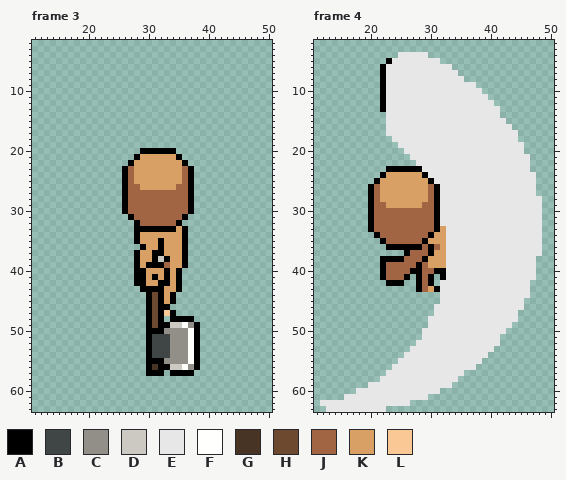
Pixel-art file: Pixel Crawler - Free Pack/Entities/Characters/Body_A/Animations/Slice_Base/Slice_Up.aseprite. That is the earlier state.
64x64 pixels, 8 frames. Shown: frame 3: x 11..50, y 2..63; frame 4: x 11..50, y 2..63. The commit also changed other frames, which this record leaves out.
Visible layers, top first: "Layer 3", "Layer 1 #2", "Braços", "Arma", "Layer 4", "Layer 1".
Palette (. is transparent): A #000000  B #404545  C #928f88  D #ccc9c2  E #e7e7e7  F #fffffe  G #483425  H #6c492f  J #a26543  K #d9a066  L #fac895
Pixels before, frame 3 (only the part around the change), first column x 12:
14 ....................................
15 ....................................
16 ....................................
17 ....................................
18 ....................................
19 ....................................
20 .................AAAAAA.............
21 ................AKKKKKKA............
22 ...............AKKKKKKKKA...........
23 ..............AJKKKKKKKKJA..........
24 ..............AJKKKKKKKKJA..........
25 ..............AJKKKKKKKKJA..........
26 ..............AJJKKKKKKJJA..........
27 ..............AJJJJJJJJJJA..........
28 ..............AJJJJJJJJJJA..........
29 ..............AJJJJJJJJJJA..........
30 ..............AJJJJJJJJJJA..........
31 ...............AJJJJJJJJA...........
32 ................AJJJJJJA............
33 ................AAAAAAAKA...........
34 ................AKKKKKKKA...........
35 ................AKKKAKKKA...........
36 .................AKKAKKKA...........
37 ................AKKAAKKKA...........
Pixels before, frame 4 (only the part around the change), first column x 12:
16 ...........EEEEEEEEEEEEEEEEEEEEE.
17 ...........EEEEEEEEEEEEEEEEEEEEEE
18 ............EEEEEEEEEEEEEEEEEEEEE
19 .............EEEEEEEEEEEEEEEEEEEE
20 ..............EEEEEEEEEEEEEEEEEEE
21 ...............EEEEEEEEEEEEEEEEEE
22 ................EEEEEEEEEEEEEEEEE
23 ...........AAAAAAEEEEEEEEEEEEEEEE
24 ..........AKKKKKKAEEEEEEEEEEEEEEE
25 .........AKKKKKKKKAEEEEEEEEEEEEEE
26 ........AJKKKKKKKKJAEEEEEEEEEEEEE
27 ........AJKKKKKKKKJAEEEEEEEEEEEEE
28 ........AJKKKKKKKKJAEEEEEEEEEEEEE
29 ........AJJKKKKKKJJAEEEEEEEEEEEEE
30 ........AJJJJJJJJJJAEEEEEEEEEEEEE
31 ........AJJJJJJJJJJAEEEEEEEEEEEEE
32 ........AJJJJJJJJJJAEEEEEEEEEEEEE
33 ........AJJJJJJJJJJAKEEEEEEEEEEEE
34 .........AJJJJJJJJAKKEEEEEEEEEEEE
35 ..........AJJJJJJAKKKEEEEEEEEEEEE
36 ...........AAAAAAJAJKEEEEEEEEEEEE
37 ..............AJJJAKKEEEEEEEEEEEE
38 ..........AAAAJJJAKKKEEEEEEEEEEEE
The same view after the edit:
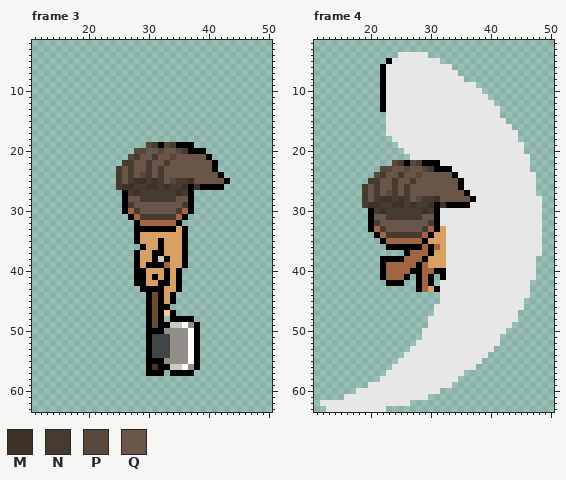
Colours new in this view: M #3e3127  N #463a31  P #58483c  Q #6a5648
Commit message: Clothing&Hair
Edits made:
layer "hair_style_1" added
Changed rows in their new state; - is an unchanged pixel.
Frame 3, layer "hair_style_1":
first column x 25:
19 -----PNAPNAAA------
20 ---PPQQPQQPNAAA----
21 --PNQQNQQPQQQQQA---
22 -NNQQNQQNQQQQQQQA--
23 NQNQQNQNQQQQQQQQA--
24 NQNQPNQNQQQQQQQQQA-
25 NQNMMNMNQPNNMQQQQQA
26 NMMNNMMNMNNM-MAAAA-
27 --NMNNNNNNMN-------
28 --QQNNNNNNQQ-------
29 --NQQQQQQQQN-------
30 ---NQQQQQQN--------
31 ----NNNNNN---------
Frame 4, layer "hair_style_1":
first column x 19:
22 -----PNAPNAAA------
23 ---PPQQPQQPNAAA----
24 --PNQQNQQPQQQQQA---
25 -NNQQNQQNQQQQQQQA--
26 NQNQQNQNQQQQQQQQA--
27 NQNQPNQNQQQQQQQQQA-
28 NQNMMNMNQPNNMQQQQQA
29 NMMNNMMNMNNM-MAAAA-
30 --NMNNNNNNMN-------
31 --QQNNNNNNQQ-------
32 --NQQQQQQQQN-------
33 ---NQQQQQQN--------
34 ----NNNNNN---------
